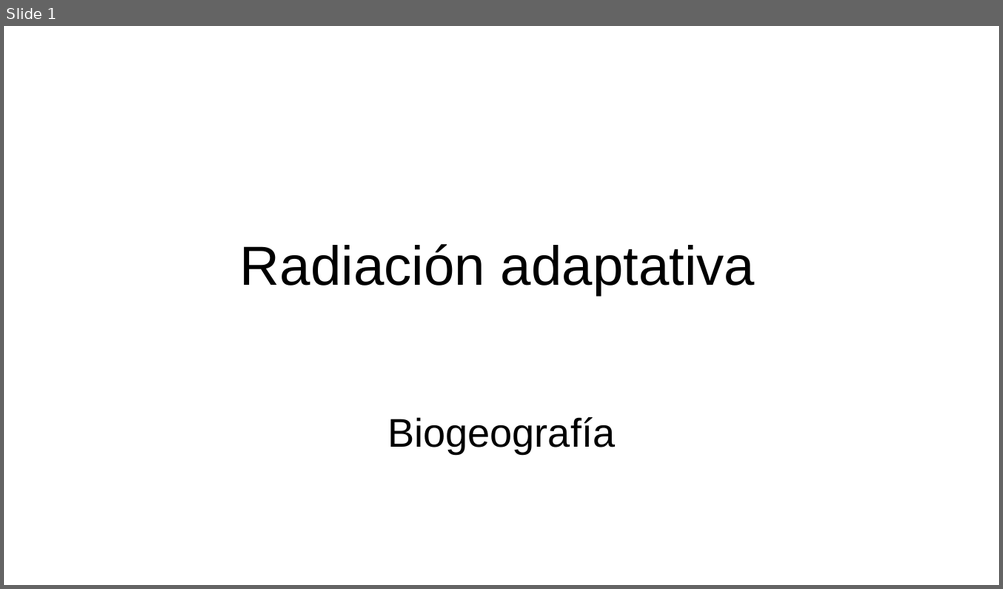
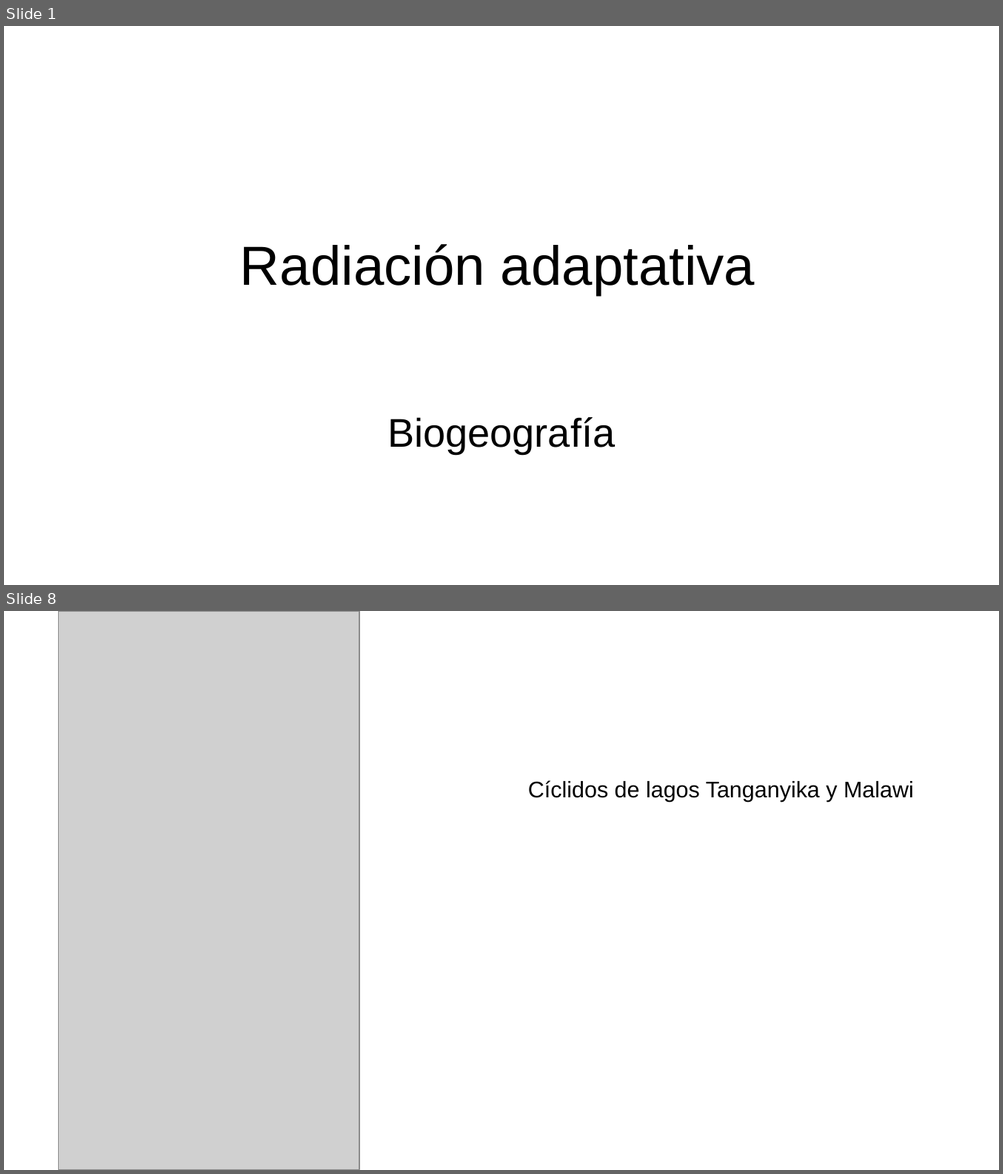
Before and after one commit to gerardommc/Biogeo-Macroecologia, a slide deck: Radiacion.odp. Shown one above the other, each under a label of ours: slide 1 before the commit, slides 1 and 8 after it; the slides between them are not shown. The pictures are 1003x589 and 1003x1174 pixels, drawn with LibreOffice and Linux fonts; fonts in the diff are those of the drawing; grey boxes stand for pictures. Boxes give left, top, right and bottom in pixels: in the first picture for what was removed or moved away, otherwise in the second. Text is boxed around its words. In the diff, an @@ line names an element or a change of style, - is before the commit and + after.

```diff
--- a/Radiacion.odp
+++ b/Radiacion.odp
@@ slide 8 added at (x1=4, y1=611, x2=999, y2=1170), background #FFFFFF @@
@@ picture added at (x1=59, y1=611, x2=360, y2=1170) @@
@@ text added at (x1=528, y1=780, x2=913, y2=802), 18 pt, text #000000 @@
+Cíclidos de lagos Tanganyika y Malawi
```
Also in this commit, not shown: 1 slide changed, 5 other slides added, 1 slide removed, 2 other files.
